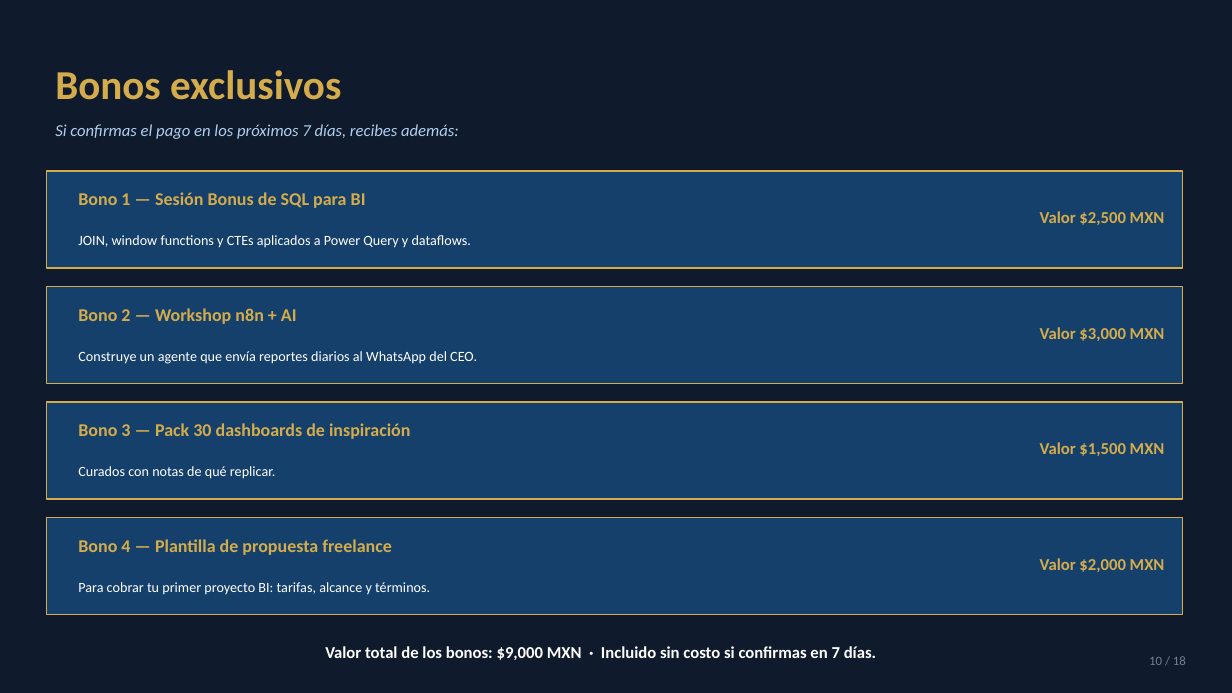
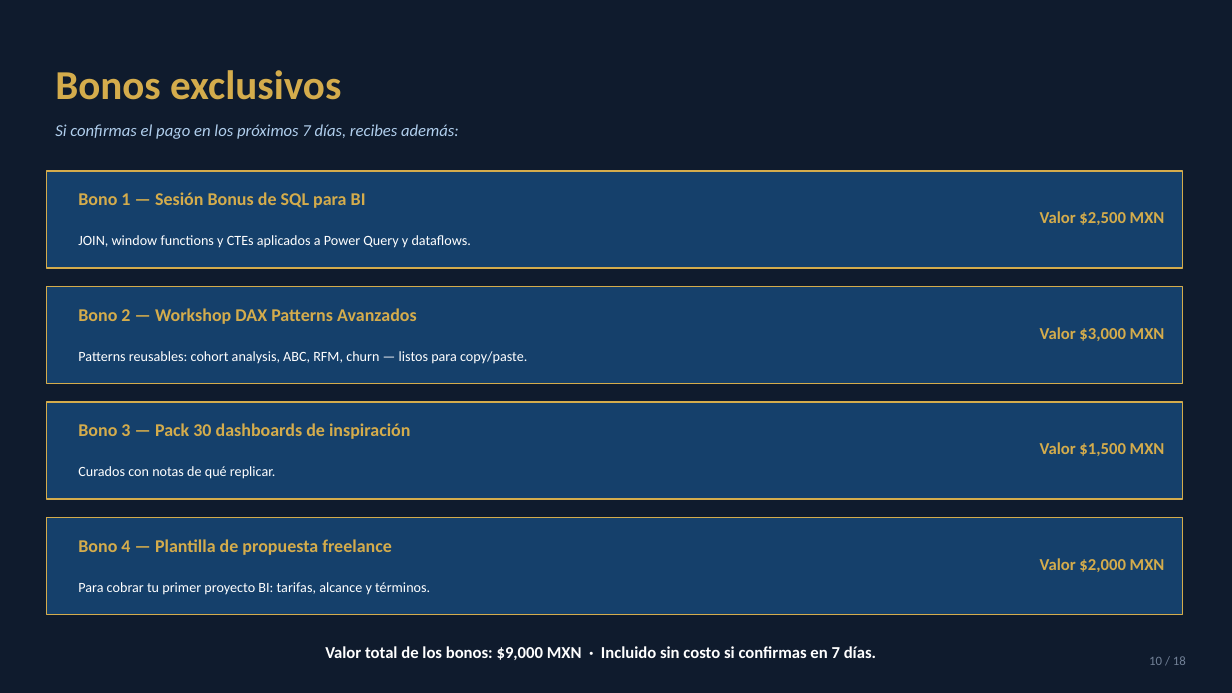
Before and after one commit to iKingRagnar/2BI, a slide deck: slide 10 of scorecard-General/PAGINA-2BI/academia/materiales/05_Estandar_Presentacion_Comercial.pptx. Drawn at 1232x693 pixels with LibreOffice and Linux fonts; fonts in the diff are those of the drawing. Boxes give left, top, right and bottom in pixels: in the first picture for what was removed or moved away, otherwise in the second. Text is boxed around its words. In the diff, an @@ line names an element or a change of style, - is before the commit and + after.

```diff
--- a/scorecard-General/PAGINA-2BI/academia/materiales/05_Estandar_Presentacion_Comercial.pptx
+++ b/scorecard-General/PAGINA-2BI/academia/materiales/05_Estandar_Presentacion_Comercial.pptx
@@ text at (78, 308, 417, 324): text changed @@
-Bono 2 — Workshop n8n + AI
+Bono 2 — Workshop DAX Patterns Avanzados
@@ text at (78, 351, 527, 364): text changed @@
-Construye un agente que envía reportes diarios al WhatsApp del CEO.
+Patterns reusables: cohort analysis, ABC, RFM, churn — listos para copy/paste.
```
Also in this commit, not shown: 4 other slides changed, 28 other files.
